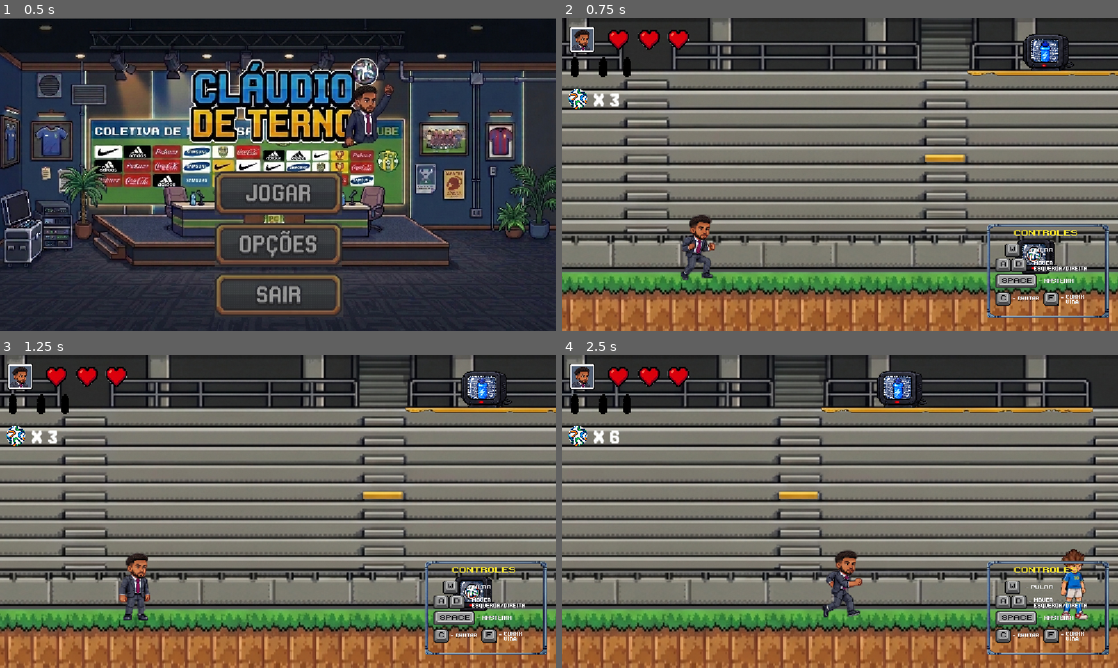
Above: before the commit, frames 1-4 (two rows, left to right).
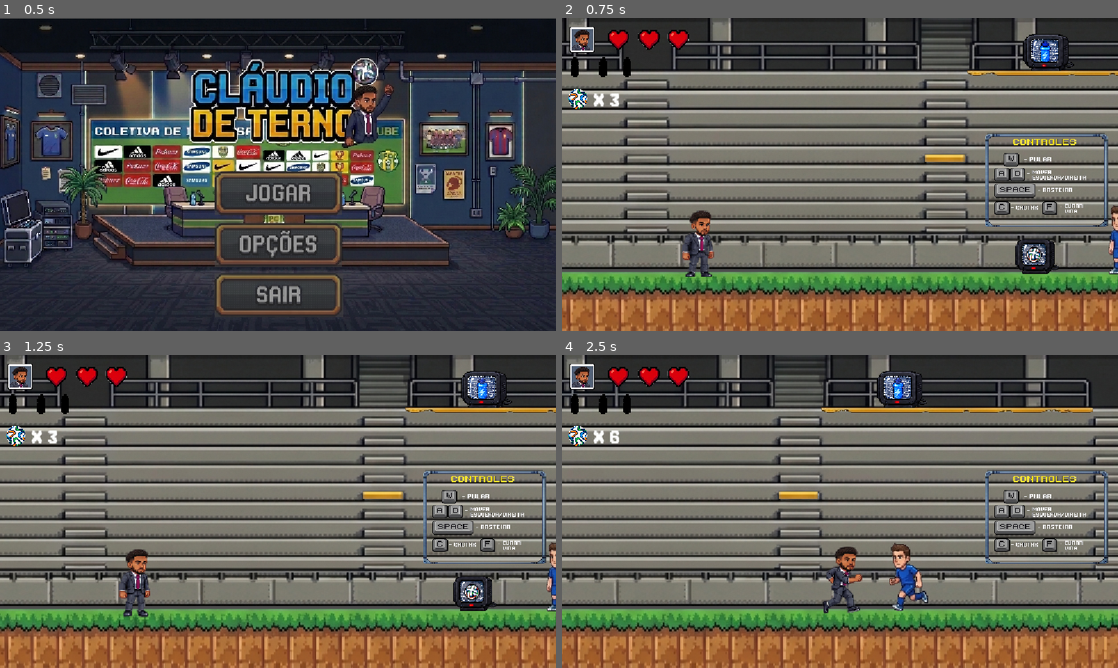
Above: after the commit, the same moments.

Repository: MicaelDosSantoss/AventurasDeUmJogador
Game: Godot game, scene res://Telas/Tela Principal/Tela_Principal.tscn
Same seed, same stepped clock (60 frames per second), same inputs: the game is played once before the commit and once after it.
Inputs (mouse positions are in pixels of both pictures, inside the frame that each line leads up to):
- Up to frame 1 (0.5 s): no input
- Up to frame 2 (0.75 s): click (840, 193) at 0.5 s
- Up to frame 3 (1.25 s): no input
- Up to frame 4 (2.5 s): hold Space (carrinho) 1.28-2.03 s; hold Right (ir_para_direita) from 1.28 s (still down); tap Up (pular) at 1.52, 2.27 s; tap C (chutar) at 2.1 s

Frame 1 is identical in both runs. In frame 2, 4.7% of the frame differs, in the area x 21-100%, y 36-96%; in frame 3, 4.6%; in frame 4, 5.8%, in the area x 46-99%, y 36-96%.

Commit message:
Implementação do inimigo (Atacante)

Diff:
--- a/Aventura no Futebol/HUD/cena_hud.tscn
+++ b/Aventura no Futebol/HUD/cena_hud.tscn
@@ -19,6 +19,6 @@
 [node name="Qtd_bolas" parent="ParallaxBackground" unique_id=1424750196 instance=ExtResource("4_4i8th")]
 
 [node name="Sprite2D" type="Sprite2D" parent="ParallaxBackground" unique_id=1102571296]
-position = Vector2(1005, 523.00006)
+position = Vector2(1002, 335.00006)
 scale = Vector2(0.43829134, 0.35641894)
 texture = ExtResource("5_4g3gh")
--- a/Aventura no Futebol/Inimigos/Inimigo (Atacante)/inimigo_atacante.tscn
+++ b/Aventura no Futebol/Inimigos/Inimigo (Atacante)/inimigo_atacante.tscn
@@ -1,14 +1,14 @@
 [gd_scene format=3 uid="uid://duws67sos7odu"]
 
 [ext_resource type="Script" uid="uid://vp2uqa26swq" path="res://Inimigos/Inimigo (Atacante)/personagem_(atacante).gd" id="1_ileuh"]
-[ext_resource type="Texture2D" uid="uid://dqeh8jrgguv0m" path="res://Inimigos/Inimigo (Atacante)/sprint_inimigo_atacante.png" id="1_r7mn4"]
+[ext_resource type="Texture2D" uid="uid://bx8u5m1ri3qav" path="res://Inimigos/Inimigo (Atacante)/sprint_inimigo_3.png" id="2_ileuh"]
 
 [sub_resource type="RectangleShape2D" id="RectangleShape2D_l42ct"]
-size = Vector2(40, 129.75)
+size = Vector2(40, 144)
 
 [sub_resource type="Animation" id="Animation_5wbxv"]
 resource_name = "Inimigo Atacante (Correndo)"
-length = 0.7
+length = 0.4
 loop_mode = 1
 step = 0.1
 tracks/0/type = "value"
@@ -18,15 +18,15 @@
 tracks/0/interp = 1
 tracks/0/loop_wrap = true
 tracks/0/keys = {
-"times": PackedFloat32Array(0, 0.1, 0.2, 0.3, 0.4, 0.5, 0.6),
-"transitions": PackedFloat32Array(1, 1, 1, 1, 1, 1, 1),
+"times": PackedFloat32Array(0, 0.1, 0.2, 0.3),
+"transitions": PackedFloat32Array(1, 1, 1, 1),
 "update": 1,
-"values": [Rect2(342, 45, 81, 121), Rect2(424, 40, 88, 129), Rect2(512, 40, 88, 129), Rect2(604, 46, 66, 125), Rect2(674, 46, 76, 124), Rect2(753, 42, 82, 129), Rect2(835, 43, 91, 126)]
+"values": [Rect2(229, 207, 75, 118), Rect2(328, 207, 72, 119), Rect2(426, 207, 67, 120), Rect2(507, 207, 92, 126)]
 }
 
 [sub_resource type="Animation" id="Animation_ileuh"]
 resource_name = "Inimigo Atacante (Parado)"
-length = 0.8
+length = 0.6
 loop_mode = 1
 step = 0.2
 tracks/0/type = "value"
@@ -36,17 +36,17 @@
 tracks/0/interp = 1
 tracks/0/loop_wrap = true
 tracks/0/keys = {
-"times": PackedFloat32Array(0, 0.2, 0.4, 0.6),
-"transitions": PackedFloat32Array(1, 1, 1, 1),
+"times": PackedFloat32Array(0, 0.2, 0.4),
+"transitions": PackedFloat32Array(1, 1, 1),
 "update": 1,
-"values": [Rect2(16, 40, 47, 134), Rect2(83, 41, 49, 133), Rect2(150, 42, 48, 133), Rect2(217, 42, 49, 132)]
+"values": [Rect2(233, 64, 54, 120), Rect2(331, 64, 52, 120), Rect2(435, 64, 53, 120)]
 }
 
 [sub_resource type="Animation" id="Animation_1s5no"]
 resource_name = "Inimigo Atacante (Rasteira)"
-length = 0.7
+length = 0.4
 loop_mode = 1
-step = 0.2
+step = 0.1
 tracks/0/type = "value"
 tracks/0/imported = false
 tracks/0/enabled = true
@@ -54,10 +54,22 @@
 tracks/0/interp = 1
 tracks/0/loop_wrap = true
 tracks/0/keys = {
-"times": PackedFloat32Array(0, 0.2, 0.4, 0.6),
+"times": PackedFloat32Array(0, 0.1, 0.2, 0.3),
 "transitions": PackedFloat32Array(1, 1, 1, 1),
 "update": 1,
-"values": [Rect2(194, 334, 90, 96), Rect2(288, 336, 120, 96), Rect2(408, 344, 128, 96), Rect2(536, 352, 112, 80)]
+"values": [Rect2(255, 420, 143, 97), Rect2(509, 417, 165, 100), Rect2(777, 406, 133, 109), Rect2(1002, 426, 126, 91)]
+}
+tracks/1/type = "value"
+tracks/1/imported = false
+tracks/1/enabled = true
+tracks/1/path = NodePath("Personagem (Atacante)/Area2D/CollisionShape2D:disabled")
+tracks/1/interp = 1
+tracks/1/loop_wrap = true
+tracks/1/keys = {
+"times": PackedFloat32Array(0, 0.1, 0.4),
+"transitions": PackedFloat32Array(1, 1, 1),
+"update": 1,
+"values": [true, false, true]
 }
 
 [sub_resource type="Animation" id="Animation_583t2"]
@@ -74,6 +86,18 @@
 "update": 0,
 "values": [Rect2(16, 40, 47, 134)]
 }
+tracks/1/type = "value"
+tracks/1/imported = false
+tracks/1/enabled = true
+tracks/1/path = NodePath("Personagem (Atacante)/Area2D/CollisionShape2D:disabled")
+tracks/1/interp = 1
+tracks/1/loop_wrap = true
+tracks/1/keys = {
+"times": PackedFloat32Array(0),
+"transitions": PackedFloat32Array(1),
+"update": 1,
+"values": [true]
+}
 
 [sub_resource type="AnimationLibrary" id="AnimationLibrary_5wbxv"]
 _data = {
@@ -83,22 +107,52 @@
 &"RESET": SubResource("Animation_583t2")
 }
 
+[sub_resource type="RectangleShape2D" id="RectangleShape2D_8je1c"]
+size = Vector2(131, 60)
+
 [node name="InimigoAtacante" type="Node2D" unique_id=883794628]
 
 [node name="Personagem (Atacante)" type="CharacterBody2D" parent="." unique_id=940650816]
+collision_layer = 4
 script = ExtResource("1_ileuh")
 
 [node name="Sprite2D" type="Sprite2D" parent="Personagem (Atacante)" unique_id=1120013953]
-position = Vector2(510.25, 259)
-scale = Vector2(1.2021277, 1.1044776)
-texture = ExtResource("1_r7mn4")
+position = Vector2(2, 85)
+scale = Vector2(1.0983883, 1.2022444)
+texture = ExtResource("2_ileuh")
 region_enabled = true
 region_rect = Rect2(16, 40, 47, 134)
 
-[node name="CollisionShape2D" type="CollisionShape2D" parent="Personagem (Atacante)" unique_id=1652148418]
-position = Vector2(507, 245.875)
+[node name="Collision_atacante" type="CollisionShape2D" parent="Personagem (Atacante)" unique_id=1652148418]
+position = Vector2(1, 84)
 shape = SubResource("RectangleShape2D_l42ct")
 
 [node name="AnimationPlayer" type="AnimationPlayer" parent="Personagem (Atacante)" unique_id=1035719842]
 root_node = NodePath("../..")
 libraries/ = SubResource("AnimationLibrary_5wbxv")
+
+[node name="RayCast_Visao" type="RayCast2D" parent="Personagem (Atacante)" unique_id=1776187048]
+position = Vector2(0, 84)
+target_position = Vector2(500, 0)
+collision_mask = 2
+
+[node name="RayCast2D" type="RayCast2D" parent="Personagem (Atacante)" unique_id=924068521]
+position = Vector2(-122, 46)
+scale = Vector2(2, 12)
+target_position = Vector2(123, -0.16666675)
+collision_mask = 2
+
+[node name="Timer" type="Timer" parent="Personagem (Atacante)" unique_id=1825141189]
+one_shot = true
+
+[node name="Area2D" type="Area2D" parent="Personagem (Atacante)" unique_id=1710217156]
+collision_layer = 4
+collision_mask = 2
+
+[node name="CollisionShape2D" type="CollisionShape2D" parent="Personagem (Atacante)/Area2D" unique_id=1524014677]
+position = Vector2(2.5, 126)
+shape = SubResource("RectangleShape2D_8je1c")
+disabled = true
+
+[connection signal="animation_finished" from="Personagem (Atacante)/AnimationPlayer" to="Personagem (Atacante)" method="_on_animation_player_animation_finished"]
+[connection signal="body_entered" from="Personagem (Atacante)/Area2D" to="Personagem (Atacante)" method="Dano_atacante_personagem"]
--- a/Aventura no Futebol/Inimigos/Inimigo (Atacante)/personagem_(atacante).gd
+++ b/Aventura no Futebol/Inimigos/Inimigo (Atacante)/personagem_(atacante).gd
@@ -1,5 +1,54 @@
+
 extends CharacterBody2D
 
+var velocidade = 300
+var direcao_inimigo2 = 1
+var gravidade = 10
+var forca_pulo = 10
+
+var atacando = false
+
 func _process(delta: float) -> void:
+	velocity.y += gravidade
+
+	var personagem = get_tree().root.get_node("Fase/Jogador/Personagem")
+	var personagem_pos_x = personagem.global_position.x
+
+	# Define a direção do inimigo
+	if global_position.x < personagem_pos_x:
+		direcao_inimigo2 = 1
+		$Sprite2D.flip_h = false
+		$RayCast_Visao.rotation_degrees = 0
+	else:
+		direcao_inimigo2 = -1
+		$Sprite2D.flip_h = true
+		$RayCast_Visao.rotation_degrees = 180
+
+	# Prioridade das animações
+	if $RayCast2D.get_collider() != null:
+		if ($RayCast2D.get_collider().name=="Personagem"):
+			$AnimationPlayer.play("Inimigo Atacante (Rasteira)")
+
+	elif velocidade == 0:
+		if $AnimationPlayer.current_animation != "Inimigo Atacante (Parado)":
+			$AnimationPlayer.play("Inimigo Atacante (Parado)")
+
+	elif velocidade > 0:
+			if $AnimationPlayer.current_animation != "Inimigo Atacante (Correndo)":
+				$AnimationPlayer.play("Inimigo Atacante (Correndo)")
+
+	# Movimentação
+	if $RayCast_Visao.get_collider() == null:
+		velocity.x = 0
+		$AnimationPlayer.play("Inimigo Atacante (Parado)")
+
+	elif $RayCast_Visao.get_collider() != null:
+		if ($RayCast_Visao.get_collider().name=="Personagem"):
+			velocity.x = velocidade * direcao_inimigo2
 
 	move_and_slide()
+
+func Dano_atacante_personagem(body: Node2D) -> void:
+	if(body.name == "Personagem"):
+		body.receber_dano()
+		await get_tree().create_timer(10.0).timeout
--- a/Aventura no Futebol/Inimigos/Inimigo (Juiz)/cena_cartao.tscn
+++ b/Aventura no Futebol/Inimigos/Inimigo (Juiz)/cena_cartao.tscn
@@ -29,6 +29,8 @@
 [node name="AnimationPlayer" type="AnimationPlayer" parent="CharacterBody2D" unique_id=136671226]
 
 [node name="Area2D" type="Area2D" parent="CharacterBody2D" unique_id=866547470]
+collision_layer = 4
+collision_mask = 2
 
 [node name="CollisionShape2D" type="CollisionShape2D" parent="CharacterBody2D/Area2D" unique_id=1860072966]
 position = Vector2(13.5, 10.5)
--- a/Aventura no Futebol/Inimigos/Inimigo (Juiz)/inimigo_juiz.gd
+++ b/Aventura no Futebol/Inimigos/Inimigo (Juiz)/inimigo_juiz.gd
@@ -6,22 +6,22 @@
 	velocity.y += 20
 	move_and_slide()
 
-	if $RayCast2D.get_collider() != null && $RayCast2D.get_collider().name == "Personagem":
+	if $RayCast2D.get_collider() !=null && $RayCast2D.get_collider().name == "Personagem":
 		$AnimationPlayer.play("Inimigo Juiz (Jogando Cartão)")
 	else:
 		$AnimationPlayer.play("Inimigo Juiz (Parado)")
 
-		var personagem = get_tree().root.get_node("Fase/Jogador/Personagem")
-		var personagem_pos_x = personagem.global_position.x
+	var personagem = get_tree().root.get_node("Fase/Jogador/Personagem")
+	var personagem_pos_x = personagem.global_position.x
 
-		if global_position.x < personagem_pos_x:
-			$Sprite2D.flip_h = false
-			$Marker2D.position.x = abs($Marker2D.position.x)
-			direcao_inimigo = 1
-		else:
-			$Sprite2D.flip_h = true
-			$Marker2D.position.x = -abs($Marker2D.position.x)
-			direcao_inimigo = -1
+	if global_position.x < personagem_pos_x:
+		$Sprite2D.flip_h = false
+		$Marker2D.position.x = abs($Marker2D.position.x)
+		direcao_inimigo = 1
+	else:
+		$Sprite2D.flip_h = true
+		$Marker2D.position.x = -abs($Marker2D.position.x)
+		direcao_inimigo = -1
 
 func atirar_cartao():
 	var cena_cartao = preload("res://Inimigos/Inimigo (Juiz)/cena_cartao.tscn")
--- a/Aventura no Futebol/Inimigos/Inimigo (Juiz)/inimigo_juiz.tscn
+++ b/Aventura no Futebol/Inimigos/Inimigo (Juiz)/inimigo_juiz.tscn
@@ -79,6 +79,8 @@
 position = Vector2(-20, -78)
 
 [node name="Character" type="CharacterBody2D" parent="." unique_id=1806323417]
+position = Vector2(1, 0)
+collision_layer = 4
 script = ExtResource("1_7vvcl")
 
 [node name="Sprite2D" type="Sprite2D" parent="Character" unique_id=365926015]
@@ -98,8 +100,9 @@
 
 [node name="RayCast2D" type="RayCast2D" parent="Character" unique_id=1291169896]
 position = Vector2(-537.00006, 82)
-scale = Vector2(10, 10)
+scale = Vector2(10, 0.64000034)
 target_position = Vector2(121.59999, 0.8000002)
+collision_mask = 2
 
 [node name="Marker2D" type="Marker2D" parent="Character" unique_id=759666340]
-position = Vector2(182, 63)
+position = Vector2(92, 52)
--- a/Aventura no Futebol/Telas/Game Over/Game_Over.tscn
+++ b/Aventura no Futebol/Telas/Game Over/Game_Over.tscn
@@ -48,3 +48,4 @@
 theme_override_styles/hover = SubResource("StyleBoxFlat_w2h20")
 
 [connection signal="pressed" from="Button_TentarNovamente" to="." method="reiniciar"]
+[connection signal="pressed" from="Button_Desistir" to="." method="desistir"]
--- a/Aventura no Futebol/Telas/Game Over/game_over.gd
+++ b/Aventura no Futebol/Telas/Game Over/game_over.gd
@@ -1,16 +1,17 @@
 extends Node2D
-
 
 # Called when the node enters the scene tree for the first time.
 func _ready() -> void:
 	pass # Replace with function body.
 
-
 # Called every frame. 'delta' is the elapsed time since the previous frame.
 func _process(delta: float) -> void:
 	pass
 
-
 func reiniciar() -> void:
 	ScriptGlobal.resetar_variaveis()
 	get_tree().change_scene_to_file("res://cena_fase.tscn")
+
+func desistir() -> void:
+	ScriptGlobal.resetar_variaveis()
+	get_tree().change_scene_to_file("res://Telas/Tela Principal/Tela_Principal.tscn")
--- a/Aventura no Futebol/Telas/Tela Principal/tela_principal.gd
+++ b/Aventura no Futebol/Telas/Tela Principal/tela_principal.gd
@@ -10,9 +10,6 @@
 func _process(delta: float) -> void:
 	pass
 
-
-
-
 func iniciar_jogo() -> void:
 	get_tree().change_scene_to_file("res://cena_fase.tscn")
 
--- a/Aventura no Futebol/cena_fase.tscn
+++ b/Aventura no Futebol/cena_fase.tscn
@@ -91,7 +91,7 @@
 position = Vector2(456, 408)
 
 [node name="InimigoAtacante" parent="." unique_id=883794628 instance=ExtResource("10_qfbne")]
-position = Vector2(1031, 172)
+position = Vector2(1336, 353)
 
 [node name="InimigoJuiz" parent="." unique_id=1102260483 instance=ExtResource("11_k3apr")]
 position = Vector2(1968, -287)
--- a/Aventura no Futebol/cena_jogador2.tscn
+++ b/Aventura no Futebol/cena_jogador2.tscn
@@ -5,7 +5,7 @@
 [ext_resource type="AudioStream" uid="uid://c4fggu5yh7xd5" path="res://Sons/Pulando.mp3" id="3_5y7f4"]
 
 [sub_resource type="RectangleShape2D" id="RectangleShape2D_64uw6"]
-size = Vector2(43, 118.5)
+size = Vector2(43, 126.5)
 
 [sub_resource type="Animation" id="Animation_5y7f4"]
 resource_name = "Curar_Vida"
@@ -170,8 +170,8 @@
 position = Vector2(563, 329)
 
 [node name="Personagem" type="CharacterBody2D" parent="." unique_id=1443315958]
-light_mask = 2
 position = Vector2(0, -1)
+collision_layer = 2
 script = ExtResource("1_ee3mg")
 
 [node name="Sprite2D" type="Sprite2D" parent="Personagem" unique_id=1837001489]
@@ -181,7 +181,7 @@
 region_rect = Rect2(528, 80, 72, 147)
 
 [node name="CollisionShape2" type="CollisionShape2D" parent="Personagem" unique_id=352200697]
-position = Vector2(4.5, -2.25)
+position = Vector2(4.5, 1.75)
 shape = SubResource("RectangleShape2D_64uw6")
 
 [node name="Camera2D" type="Camera2D" parent="Personagem" unique_id=273569552]
@@ -200,9 +200,9 @@
 stream = ExtResource("3_5y7f4")
 
 [node name="Area2D" type="Area2D" parent="Personagem" unique_id=448714343]
-light_mask = 2
-visibility_layer = 4
 position = Vector2(0, 1)
+collision_layer = 2
+collision_mask = 4
 
 [node name="CollisionShape2D" type="CollisionShape2D" parent="Personagem/Area2D" unique_id=923205762]
 position = Vector2(10, 41)
--- a/Aventura no Futebol/coletavel.gd
+++ b/Aventura no Futebol/coletavel.gd
@@ -5,8 +5,6 @@
 func _ready() -> void:
 	$AnimationPlayer.play("Coletavel Munição (Animação Padrão)")
 
-
-
 func pegar_munição(body: Node2D) -> void:
 	if(body.name == "Personagem"):
 		print("Entrou" + body.name)
--- a/Aventura no Futebol/coletavel_garrafas.tscn
+++ b/Aventura no Futebol/coletavel_garrafas.tscn
@@ -48,6 +48,7 @@
 [node name="coletavel_garrafas" type="Node2D" unique_id=746245656]
 
 [node name="Coletavel (Garrafas)" type="StaticBody2D" parent="." unique_id=1573723727]
+collision_layer = 4
 script = ExtResource("1_cchbt")
 
 [node name="Area2D" type="Area2D" parent="Coletavel (Garrafas)" unique_id=1487853161]
--- a/Aventura no Futebol/coletavel_municao.tscn
+++ b/Aventura no Futebol/coletavel_municao.tscn
@@ -81,7 +81,7 @@
 [node name="Coletavel_Municao" type="Node2D" unique_id=230571242]
 
 [node name="Coletavel (Municao)" type="StaticBody2D" parent="." unique_id=1185135171]
-visibility_layer = 4
+collision_layer = 4
 script = ExtResource("1_p7kqf")
 
 [node name="Area2D" type="Area2D" parent="Coletavel (Municao)" unique_id=1925687119]
@@ -106,4 +106,6 @@
 root_node = NodePath("../..")
 libraries/ = SubResource("AnimationLibrary_7crqv")
 
+[node name="CharacterBody2D" type="CharacterBody2D" parent="." unique_id=313907626]
+
 [connection signal="body_entered" from="Coletavel (Municao)/Area2D" to="Coletavel (Municao)" method="pegar_munição"]
Binary file added: Aventura no Futebol/Inimigos/Inimigo (Atacante)/Sprint_inimigo_2.png
Not shown, added: Aventura no Futebol/Inimigos/Inimigo (Atacante)/Sprint_inimigo_2.png.import
Binary file added: Aventura no Futebol/Inimigos/Inimigo (Atacante)/sprint_inimigo_3.png
Not shown, added: Aventura no Futebol/Inimigos/Inimigo (Atacante)/sprint_inimigo_3.png.import
Binary file changed: Aventura no Futebol/Inimigos/Inimigo (Atacante)/sprint_inimigo_atacante.png
